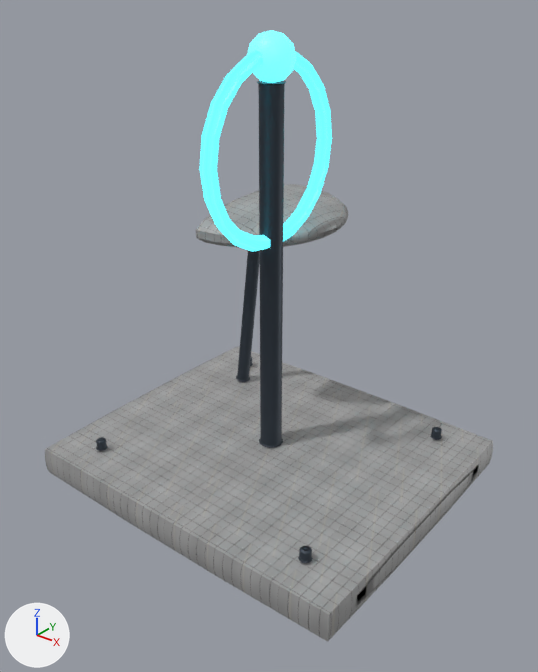
The Blender file assets/ships/parts/blender/greeble_antennas_authored.blend: old version first, new version second.
One viewpoint serves both versions: a 50 mm lens placed at (4.13, -3.94, 3.62), pointed at (1.04, -0.08, 1.23). Lighting does not change. The marker at lower left points along +X, +Y and +Z. The older version comes first.

The older version as bpy lines, for what is in view:
```python
ob_antenna_beacon = bpy.data.objects.new('Antenna_Beacon', me_antenna_beacon)
ob_antenna_beacon.parent = ob_hook_emissive
ob_antenna_beacon.location = (1.0, 0.0, 3.15)
ob_antenna_loop = bpy.data.objects.new('Antenna_Loop', me_antenna_loop)
ob_antenna_loop.parent = ob_greeble_antennas
ob_antenna_loop.location = (1.0, 0.0, 2.55)
ob_greeble_antennas_material_hull_merged = bpy.data.objects.new('greeble_antennas_Material_Hull_Merged', me_greeble_antennas_material_hull_merged)
ob_greeble_antennas_material_hull_merged.parent = ob_greeble_antennas
ob_greeble_antennas_material_hull_merged.location = (0.0, 0.0, 0.0)
ob_greeble_antennas_material_mechanical_merged = bpy.data.objects.new('greeble_antennas_Material_Mechanical_Merged', me_greeble_antennas_material_mechanical_merged)
ob_greeble_antennas_material_mechanical_merged.parent = ob_greeble_antennas
ob_greeble_antennas_material_mechanical_merged.location = (0.0, 0.0, 0.0)
```
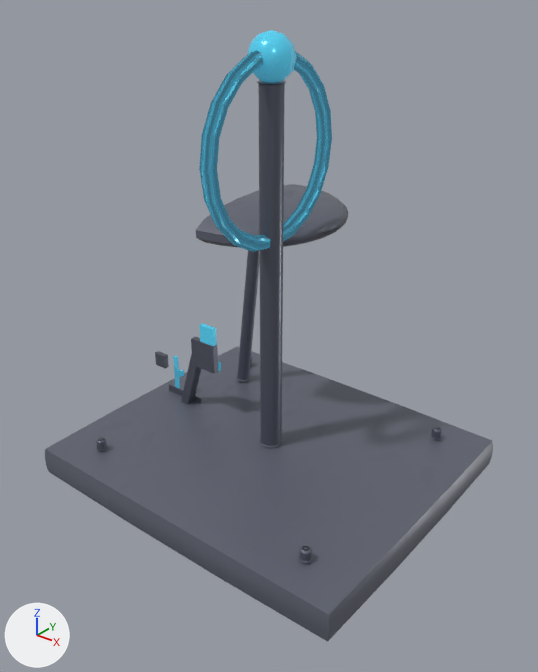
Edits to the bpy script that builds the scene:
```text
Change mat_material_accent:
    remove # nodes: BsdfPrincipled, OutputMaterial
    remove # colours: cyan #59adb8, cyan #50d3e1
    nodes: BsdfPrincipled, Mix, OutputMaterial, SeparateColor, TexImage
    colours: cyan #3fc4e1, cyan #59aacb
    uses the picture img_greeble_antennas_wear_mask_2k_jpg
Change mat_material_hull:
    remove # nodes: BsdfPrincipled, Math, NormalMap, OutputMaterial, SeparateColor, TexImage x3
    remove # uses the picture img_basecolor
    remove # uses the picture img_normal
    remove # uses the picture img_orm
    nodes: BsdfPrincipled, Mix, OutputMaterial, SeparateColor, TexImage
    colours: grey #656976
    uses the picture img_greeble_antennas_wear_mask_2k_jpg
Change mat_material_mechanical:
    remove # nodes: BsdfPrincipled, OutputMaterial
    remove # colours: greyish blue #424b55
    nodes: BsdfPrincipled, Mix, OutputMaterial, SeparateColor, TexImage
    colours: grey #656976
    uses the picture img_greeble_antennas_wear_mask_2k_jpg
Add ob_det_inspection_tick:
    ob_det_inspection_tick = bpy.data.objects.new('DET_inspection_tick', me_cube_011)  # a box spanning x -0.5..0.5, y -0.5..0.5, z -0.5..0.5; modifiers BEVEL, WEIGHTED_NORMAL
    ob_det_inspection_tick.parent = ob_greeble_antennas_material_hull_merged
    ob_det_inspection_tick.location = (-0.1, 0.1, 0.45)
    ob_det_inspection_tick.rotation_euler = (0.0, 0.0, 0.8)  # degrees (0, 0, 46)
    ob_det_inspection_tick.scale = (0.06, 0.015, 0.06)
Add ob_det_edge_chamfer_band:
    ob_det_edge_chamfer_band = bpy.data.objects.new('DET_edge_chamfer_band', me_cube_011.copy())  # modifiers BEVEL, WEIGHTED_NORMAL
    ob_det_edge_chamfer_band.parent = ob_greeble_antennas_material_hull_merged
    ob_det_edge_chamfer_band.location = (0.25, 0.08, 0.7)
    ob_det_edge_chamfer_band.rotation_euler = (0.0, 0.1, 0.0)  # degrees (0, 5.7, 0)
    ob_det_edge_chamfer_band.scale = (0.3, 0.015, 0.08)
Add ob_det_rivet_row:
    ob_det_rivet_row = bpy.data.objects.new('DET_rivet_row', me_cube_008)  # a box spanning x -0.5..0.5, y -0.5..0.5, z -0.5..0.5; modifiers BEVEL, WEIGHTED_NORMAL
    ob_det_rivet_row.parent = ob_greeble_antennas_material_hull_merged
    ob_det_rivet_row.location = (-0.05, 0.09, 0.25)
    ob_det_rivet_row.scale = (0.4, 0.01, 0.08)
Add ob_det_beacon_lens:
    ob_det_beacon_lens = bpy.data.objects.new('DET_beacon_lens', me_cube_011.copy())  # modifiers BEVEL, WEIGHTED_NORMAL
    ob_det_beacon_lens.parent = ob_greeble_antennas_material_hull_merged
    ob_det_beacon_lens.location = (0.35, 0.0, 1.0)
    ob_det_beacon_lens.scale = (0.15, 0.04, 0.15)
Add ob_det_cavity_grime_vent:
    ob_det_cavity_grime_vent = bpy.data.objects.new('DET_cavity_grime_vent', me_cube_005)  # a box spanning x -0.5..0.5, y -0.5..0.5, z -0.5..0.5; modifiers BEVEL, WEIGHTED_NORMAL
    ob_det_cavity_grime_vent.parent = ob_greeble_antennas_material_hull_merged
    ob_det_cavity_grime_vent.location = (-0.2, -0.02, 0.6)
    ob_det_cavity_grime_vent.scale = (0.12, 0.04, 0.12)
Add ob_det_faction_stripe_port:
    ob_det_faction_stripe_port = bpy.data.objects.new('DET_faction_stripe_port', me_cube_011.copy())  # modifiers BEVEL, WEIGHTED_NORMAL
    ob_det_faction_stripe_port.parent = ob_greeble_antennas_material_hull_merged
    ob_det_faction_stripe_port.location = (-0.15, 0.1, 0.35)
    ob_det_faction_stripe_port.scale = (0.04, 0.02, 0.5)
Add ob_det_coax_cable:
    ob_det_coax_cable = bpy.data.objects.new('DET_coax_cable', me_cube_001)  # a box spanning x -0.5..0.5, y -0.5..0.5, z -0.5..0.5; modifiers BEVEL, WEIGHTED_NORMAL
    ob_det_coax_cable.parent = ob_greeble_antennas_material_hull_merged
    ob_det_coax_cable.location = (0.1, 0.05, 0.5)
    ob_det_coax_cable.rotation_euler = (0.0, 0.3, 0.0)  # degrees (0, 17, 0)
    ob_det_coax_cable.scale = (0.08, 0.08, 0.6)
Add ob_det_dish_mount:
    ob_det_dish_mount = bpy.data.objects.new('DET_dish_mount', me_cube)  # a box spanning x -0.5..0.5, y -0.5..0.5, z -0.5..0.5; modifiers BEVEL, WEIGHTED_NORMAL
    ob_det_dish_mount.parent = ob_greeble_antennas_material_hull_merged
    ob_det_dish_mount.location = (0.3, 0.0, 0.8)
    ob_det_dish_mount.scale = (0.25, 0.05, 0.25)
```

What differs and where, as boxes [x1, y1, x2, y2] in the pictures (538 x 672 px):
'greeble_antennas_Material_Hull_Merged', surface changed (darker)
    both: [45, 184, 493, 642]
'greeble_antennas_Material_Mechanical_Merged', surface changed
    both: [96, 81, 442, 563]
'Antenna_Loop', surface changed (darker)
    both: [199, 50, 332, 252]
'Antenna_Beacon', surface changed (darker)
    both: [247, 30, 297, 83]
'DET_dish_mount', added
    after: [191, 337, 218, 374]
'DET_coax_cable', added
    after: [181, 354, 201, 404]
'DET_beacon_lens', added
    after: [199, 323, 217, 346]
'DET_cavity_grime_vent', added
    after: [155, 351, 169, 369]
'DET_rivet_row', added
    after: [169, 384, 202, 404]
'DET_faction_stripe_port', added
    after: [173, 356, 180, 388]
'DET_inspection_tick', added
    after: [177, 370, 184, 377]
'DET_edge_chamfer_band', added
    after: [218, 361, 221, 371]
